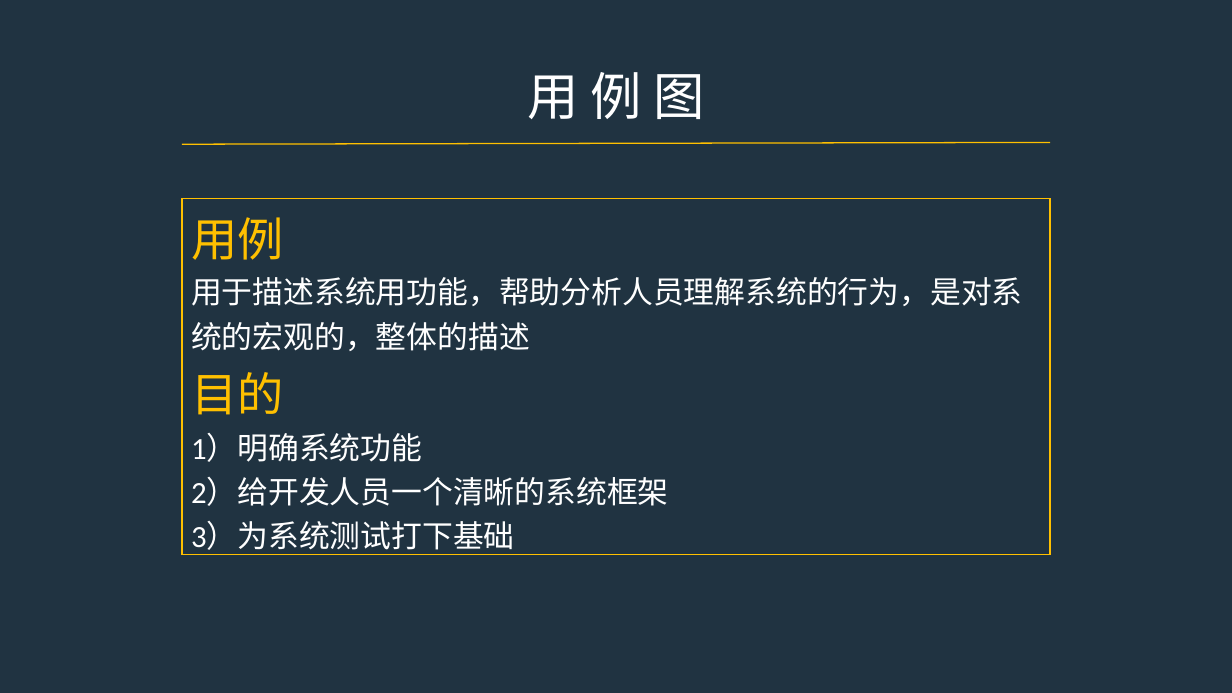
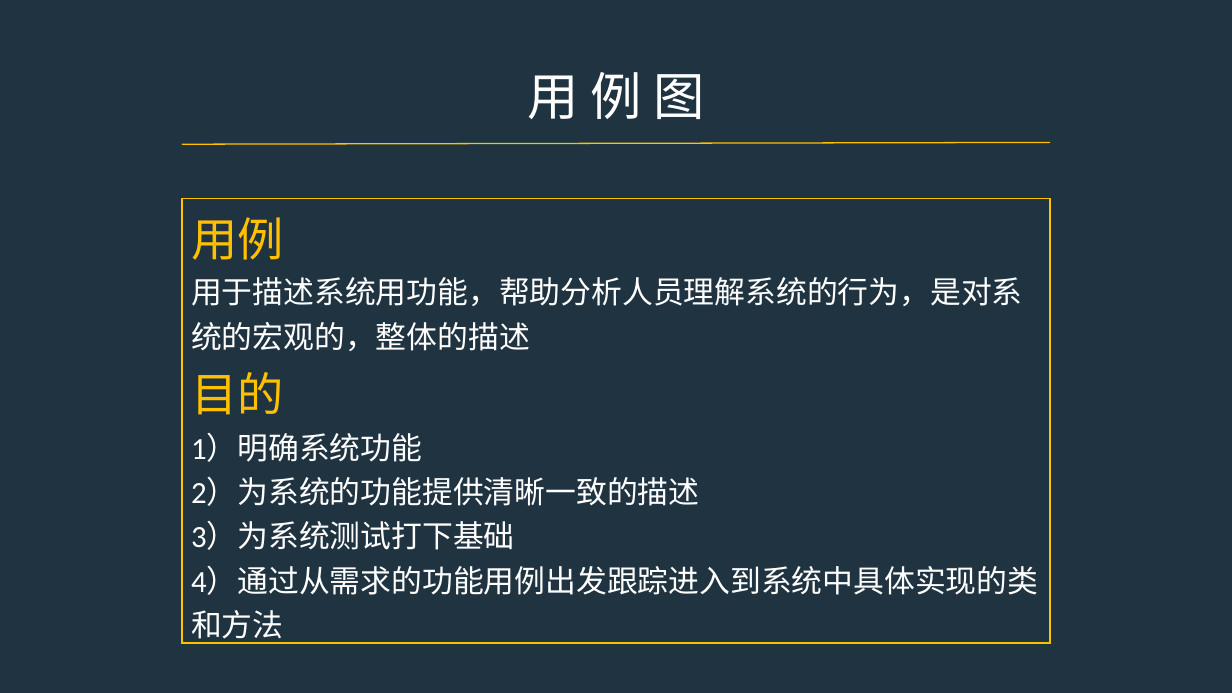
Before and after one commit to PRD2017-G07/G07-teamwork, a slide deck: slide 3 of 0PPT/UML图.pptx. Drawn at 1232x693 pixels with LibreOffice and Linux fonts; fonts in the diff are those of the drawing. Boxes give left, top, right and bottom in pixels: in the first picture for what was removed or moved away, otherwise in the second. Text is boxed around its words. In the diff, an @@ line names an element or a change of style, - is before the commit and + after.

Commit message:
GBL

```diff
--- a/0PPT/UML图.pptx
+++ b/0PPT/UML图.pptx
@@ rectangle "用例": place and size @@
-rectangle "用例" at [182, 199, 1051, 555]
+rectangle "用例" at [182, 199, 1051, 643]
@@ text in rectangle at [191, 477, 699, 506]: text changed @@
-2）给开发人员一个清晰的系统框架
+2）为系统的功能提供清晰一致的描述
@@ text in rectangle at [191, 566, 1038, 644]: paragraph added @@
+4）通过从需求的功能用例出发跟踪进入到系统中具体实现的类和方法
```
Also in this commit, not shown: 7 other slides changed, 2 slides added, 1 slide removed.
